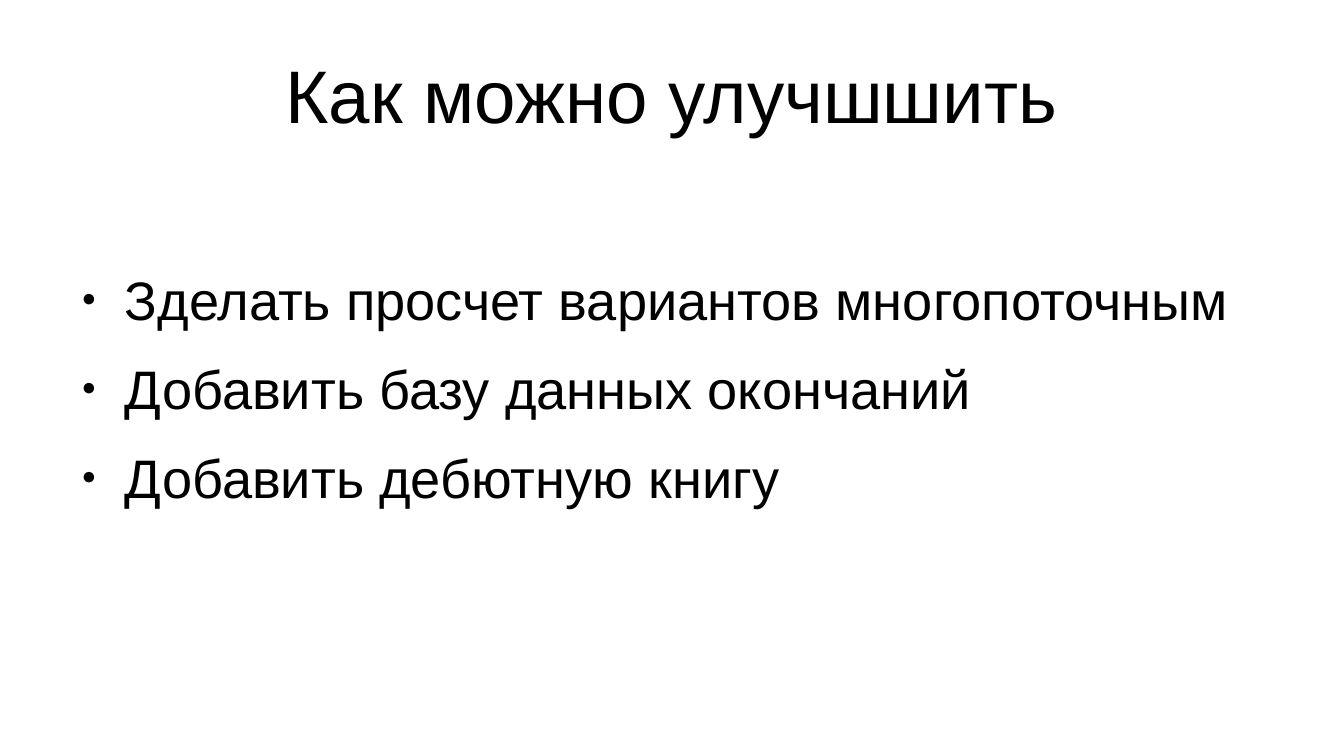
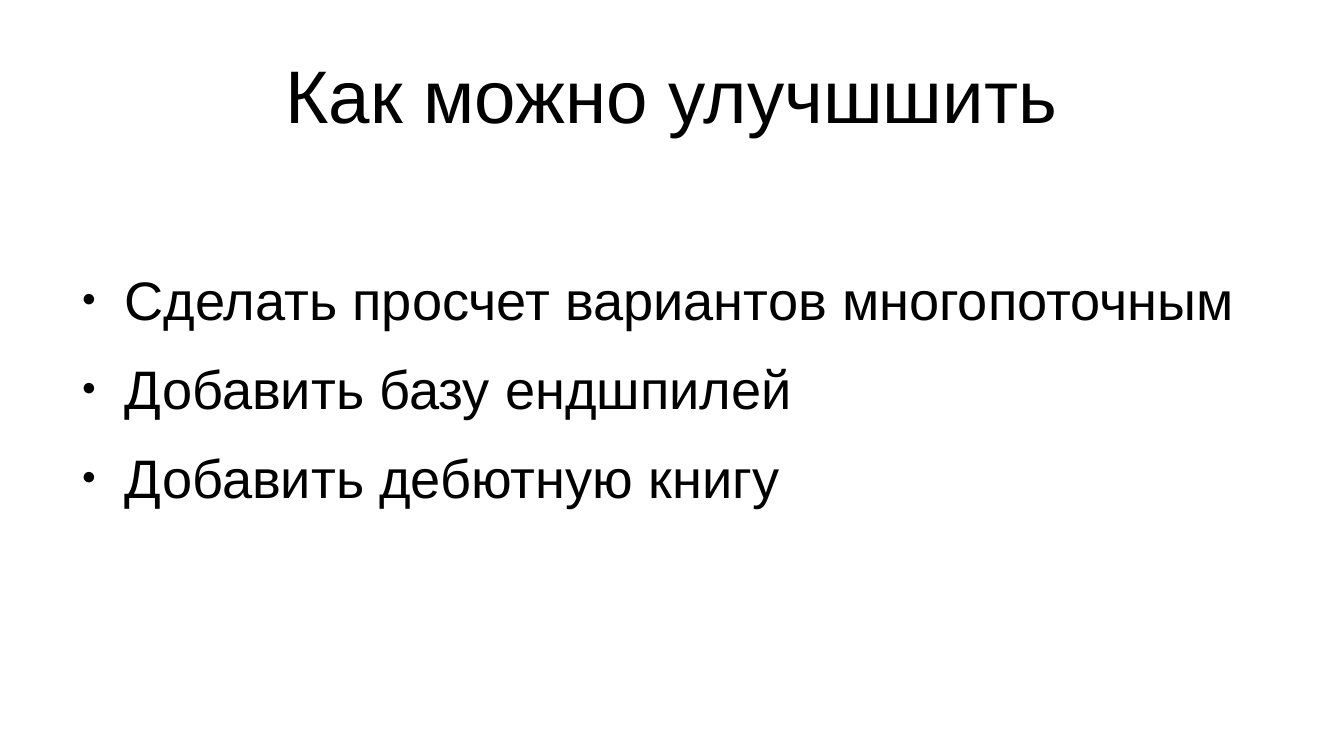
Before and after one commit to iv4n-t3a/checkers-engine, a slide deck: slide 12 of doc/presentation-pptx-edition.pptx (slide 11 before the commit). Drawn at 1344x756 pixels with LibreOffice and Linux fonts; fonts in the diff are those of the drawing. Boxes give left, top, right and bottom in pixels: in the first picture for what was removed or moved away, otherwise in the second. Text is boxed around its words. In the diff, an @@ line names an element or a change of style, - is before the commit and + after.

```diff
--- a/doc/presentation-pptx-edition.pptx
+++ b/doc/presentation-pptx-edition.pptx
@@ text at (125, 282, 1234, 418): text changed @@
-● Зделать просчет вариантов многопоточным
-● Добавить базу данных окончаний
+● Cделать просчет вариантов многопоточным
+● Добавить базу ендшпилей
```
Also in this commit, not shown: 5 other slides changed, 3 slides added, 1 slide removed, 7 other files.
